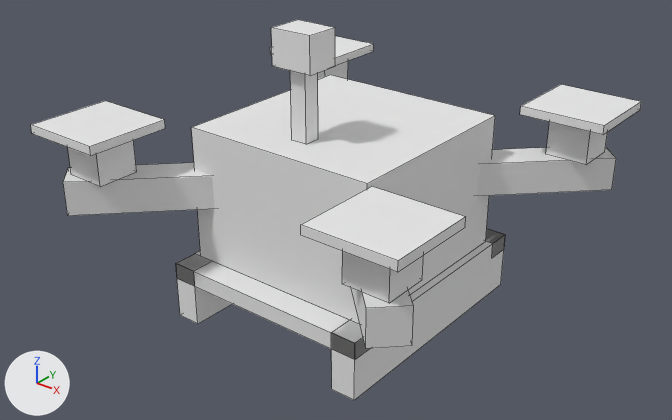
The OBJ model models/cogwork_drone.obj, before and after one commit.
Camera for both pictures: a 50 mm camera at (1.2, -1.536, 0.685) aimed at (0.009, -0.047, -0.238). Every picture has the same lights, and +X, +Y and +Z are marked at lower left. The first picture is the older version. Mesh edges are drawn as thin lines. Where no turn or scale is listed for an object, it has been applied to the vertices. Vertices at exactly the same position are counted once.

In view in the first picture: 'cogwork_drone'.
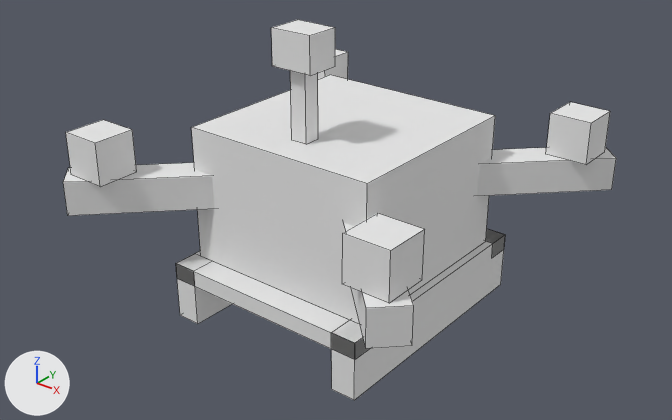
The newer file is also rescaled (x10.0) as a whole; pictures and numbers use the older file's frame.

What differs and where, as boxes (x1, y1, x2, y2) in the pictures (672 x 420 px):
'cogwork_drone', reshaped (9% narrower)
    before: (31, 20, 641, 400)
    after: (63, 20, 616, 400)
part 1 of me_cogwork_drone, deleted
    before: (301, 187, 466, 272)
part 2 of me_cogwork_drone, deleted
    before: (270, 36, 374, 65)
part 3 of me_cogwork_drone, deleted
    before: (31, 101, 165, 156)
part 4 of me_cogwork_drone, deleted
    before: (520, 84, 641, 134)

The edits, one by one:
me_cogwork_drone is used by ob_cogwork_drone; location (0.0, 0.0, 0.0).
me_cogwork_drone had 132 vertices, 102 faces and spanned x -0.48..0.48, y -0.48..0.48, z -0.5..0.2.
me_cogwork_drone now has 100 vertices, 78 faces and spans x -0.467..0.467, y -0.467..0.467, z -0.5..0.2.
me_cogwork_drone part 1: the loose piece of 8 vertices spanning x 0.28..0.48, y -0.48..-0.28, z -0.04..-0.02 is deleted.
me_cogwork_drone part 2: the loose piece of 8 vertices spanning x -0.48..-0.28, y 0.28..0.48, z -0.04..-0.02 is deleted.
me_cogwork_drone part 3: the loose piece of 8 vertices spanning x -0.48..-0.28, y -0.48..-0.28, z -0.04..-0.02 is deleted.
me_cogwork_drone part 4: the loose piece of 8 vertices spanning x 0.28..0.48, y 0.28..0.48, z -0.04..-0.02 is deleted.
